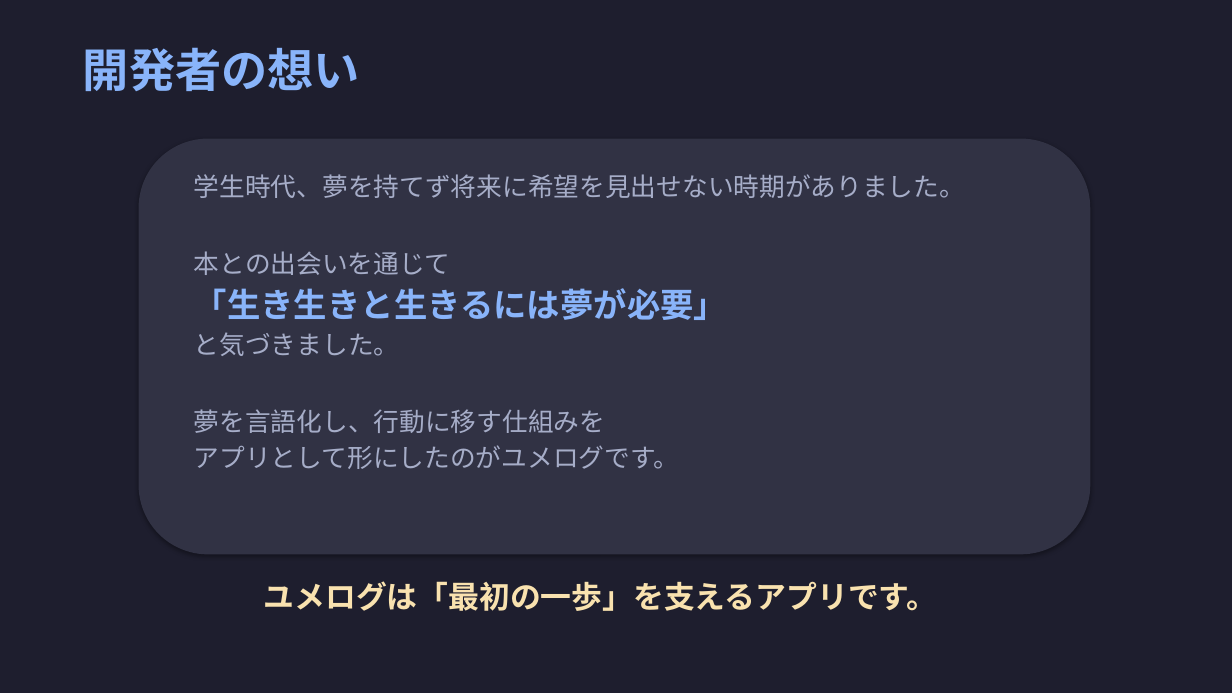
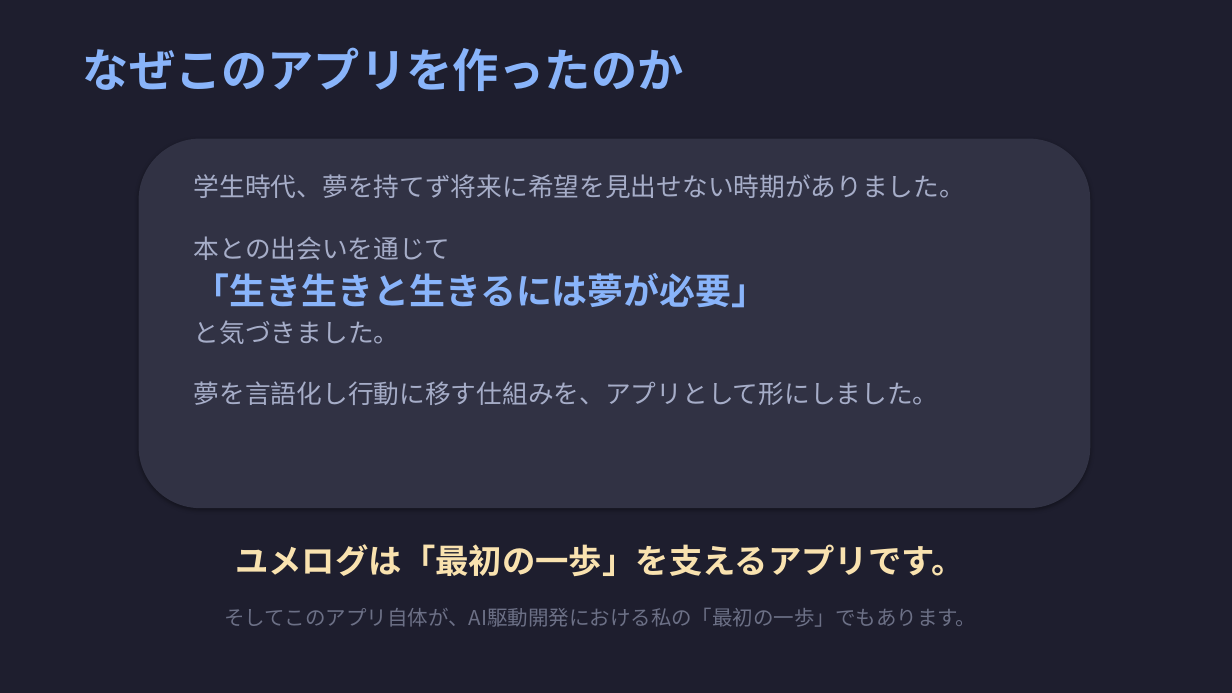
Before and after one commit to teppei19980914/YumeHashi, a slide deck: slide 8 of docs/LT_ユメログ.pptx (slide 7 before the commit). Drawn at 1232x693 pixels with LibreOffice and Linux fonts; fonts in the diff are those of the drawing. Boxes give left, top, right and bottom in pixels: in the first picture for what was removed or moved away, otherwise in the second. Text is boxed around its words. In the diff, an @@ line names an element or a change of style, - is before the commit and + after.

```diff
--- a/docs/LT_ユメログ.pptx
+++ b/docs/LT_ユメログ.pptx
@@ text removed at [83, 47, 360, 91] @@
-開発者の想い
@@ text added at [83, 47, 684, 91], 36 pt, text #89B4FA, bold @@
+なぜこのアプリを作ったのか
@@ rounded rectangle: place and size @@
-rounded rectangle at [139, 139, 1091, 555]
+rounded rectangle at [139, 139, 1091, 508]
@@ text at [194, 174, 965, 344]: size 26 to 28 pt in "「生き生きと生きるには夢が必要」"; more space between paragraphs @@
@@ text at [194, 381, 939, 405]: text changed @@
-夢を言語化し、行動に移す仕組みを
-アプリとして形にしたのがユメログです。
+夢を言語化し行動に移す仕組みを、アプリとして形にしました。
@@ text "ユメログは「最初の一歩」を支えるアプリです。": place and size @@
-text "ユメログは「最初の一歩」を支えるアプリです。" at [264, 581, 938, 611]
+text "ユメログは「最初の一歩」を支えるアプリです。" at [235, 544, 965, 577]
@@ text "ユメログは「最初の一歩」を支えるアプリです。" at [235, 544, 965, 577]: size 24 to 26 pt @@
@@ text added at [224, 608, 976, 627], 16 pt, text #6C7086 @@
+そしてこのアプリ自体が、AI駆動開発における私の「最初の一歩」でもあります。
```
Also in this commit, not shown: 1 other slide changed, 8 slides added, 6 slides removed, 21 other files.
